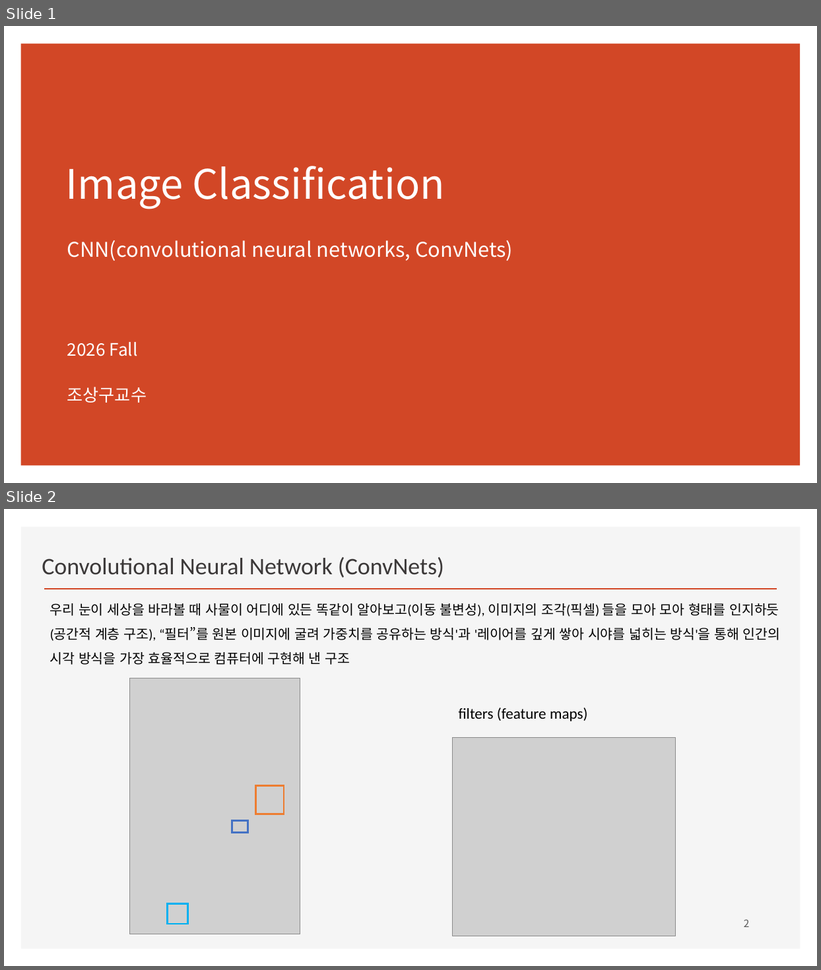
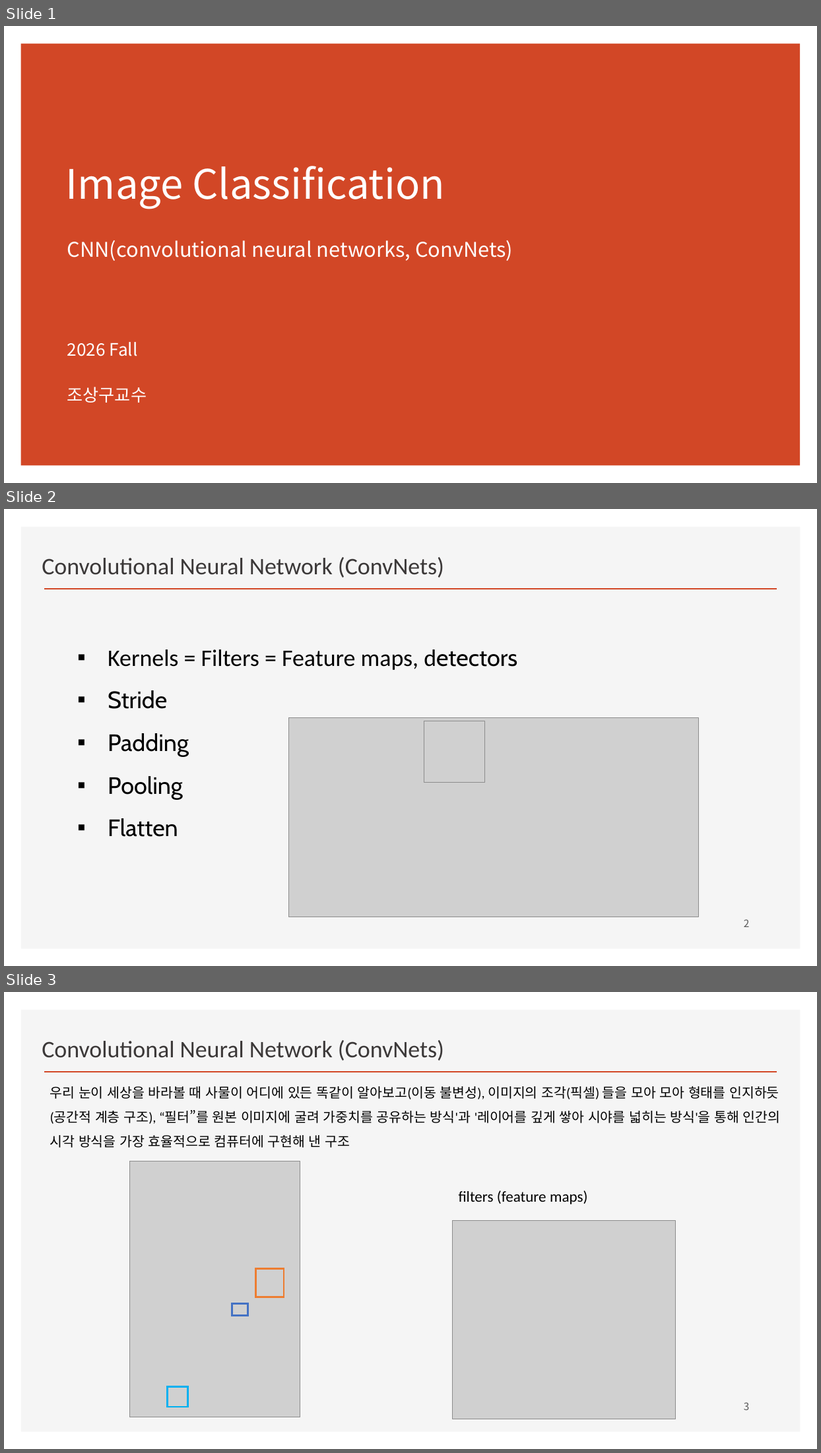
Before and after one commit to ancestor9/2026_Fall_Deep-Learning-with-Python, a slide deck: CNN/CNN.pptx. Shown one above the other, each under a label of ours: slides 1 and 2 before the commit, slides 1, 2 and 3 after it. The pictures are 821x970 and 821x1453 pixels, drawn with LibreOffice and Linux fonts; fonts in the diff are those of the drawing; grey boxes stand for pictures; background and template pictures are left out. Boxes give left, top, right and bottom in pixels: in the first picture for what was removed or moved away, otherwise in the second. Text is boxed around its words. In the diff, an @@ line names an element or a change of style, - is before the commit and + after.

```diff
--- a/CNN/CNN.pptx
+++ b/CNN/CNN.pptx
@@ slide 2 added at bbox=[4, 509, 817, 966], background #FFFFFF; not listed: 2 template elements that a slide beside it also shows @@
@@ text added at bbox=[42, 557, 444, 578], 28 pt, text #3B3838 @@
+Convolutional Neural Network (ConvNets)
@@ text added at bbox=[108, 650, 517, 837], 28 pt, text #000000 @@
+▪ Kernels = Filters = Feature maps, detectors
+▪ Stride
+▪ Padding
+▪ Pooling
+▪ Flatten
@@ picture added at bbox=[289, 718, 699, 917] @@
@@ picture added at bbox=[424, 722, 485, 782] @@
@@ page number added at bbox=[744, 920, 750, 927], 12 pt, text #595959 @@
+2
@@ what was slide 2 is now slide 3 @@
@@ page number at bbox=[744, 1403, 750, 1410]: text changed @@
-2
+3
```
